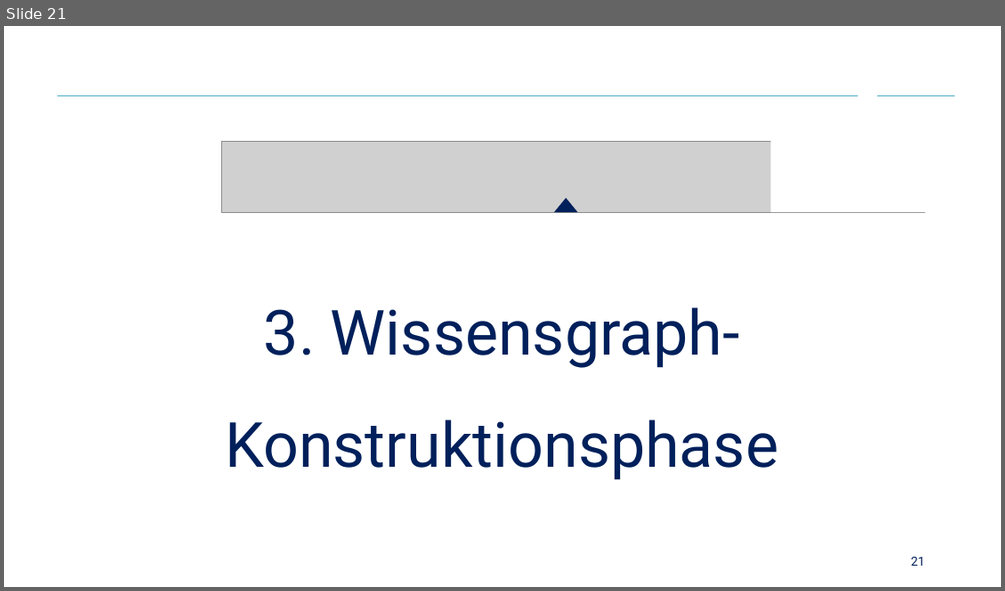
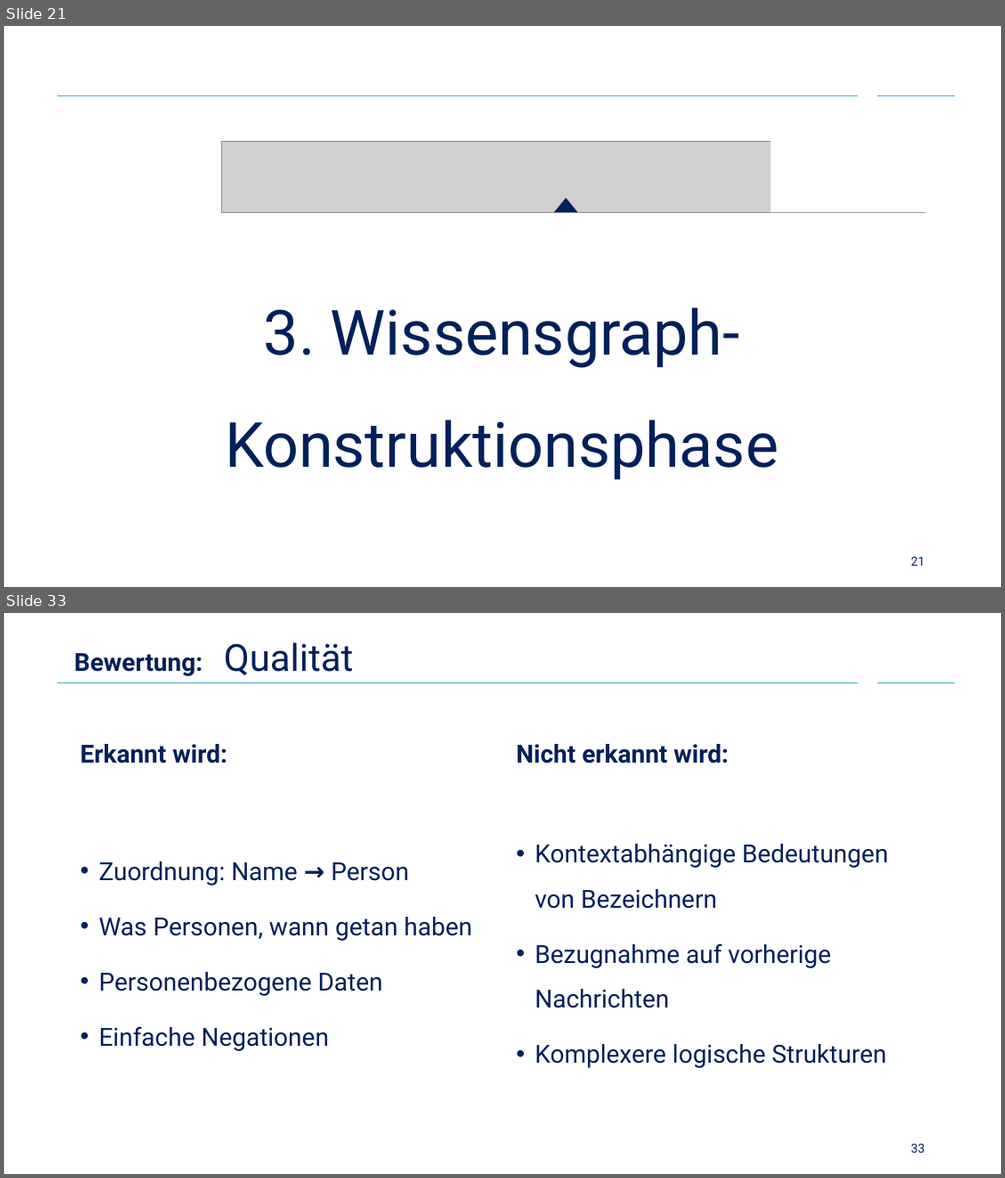
Before and after one commit to Cortys/bachelor-thesis, a slide deck: presentation/presentation.pptx. Shown one above the other, each under a label of ours: slide 21 before the commit, slides 21 and 33 after it; the slides between them are not shown. The pictures are 1005x591 and 1005x1178 pixels, drawn with LibreOffice and Linux fonts; fonts in the diff are those of the drawing; grey boxes stand for pictures; background and template pictures are left out. Boxes give left, top, right and bottom in pixels: in the first picture for what was removed or moved away, otherwise in the second. Text is boxed around its words. In the diff, an @@ line names an element or a change of style, - is before the commit and + after.

```diff
--- a/presentation/presentation.pptx
+++ b/presentation/presentation.pptx
@@ slide 33 added at (x1=4, y1=613, x2=1001, y2=1174), background #FFFFFF; not listed: 2 template elements that a slide beside it also shows @@
@@ title added at (x1=74, y1=642, x2=353, y2=676), 24 pt, text #00205B, bold @@
+Bewertung: Qualität
@@ text added at (x1=81, y1=744, x2=227, y2=763), 24 pt, text #00205B, bold @@
+Erkannt wird:
@@ text added at (x1=516, y1=744, x2=728, y2=763), 24 pt, text #00205B, bold @@
+Nicht erkannt wird:
@@ text added at (x1=534, y1=844, x2=888, y2=1068), 24 pt, text #00205B @@
+• Kontextabhängige Bedeutungen von Bezeichnern
+• Bezugnahme auf vorherige Nachrichten
+• Komplexere logische Strukturen
@@ text added at (x1=99, y1=861, x2=472, y2=1051), 24 pt, text #00205B @@
+• Zuordnung: Name → Person
+• Was Personen, wann getan haben
+• Personenbezogene Daten
+• Einfache Negationen
@@ page number added at (x1=911, y1=1143, x2=925, y2=1152), 12 pt, text #00205B @@
+33
```
Also in this commit, not shown: 2 slides changed, 15 other slides added, 13 other files.
